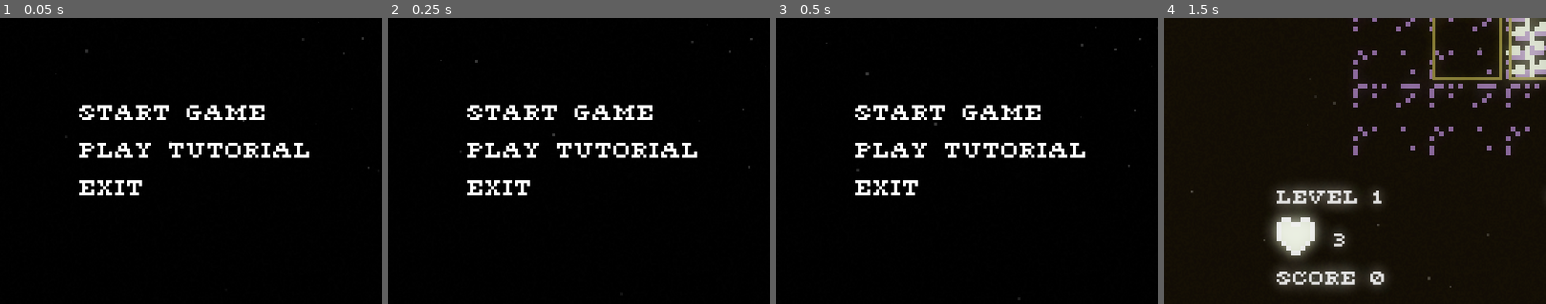
Above: before the commit, frames 1-4 (left to right).
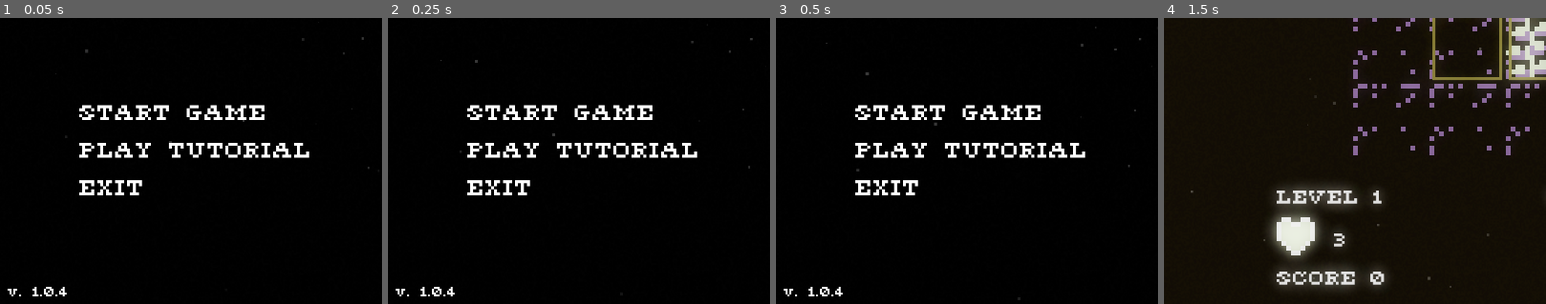
Above: after the commit, the same moments.

Repository: InitialPosition/LDJAM56
Game: Godot game, scene res://Scenes/MenuScreen.tscn
Two runs of this game, one before a commit and one after it. Both use one fixed random seed, a clock stepped at 60 frames per second and the inputs below.
Inputs (mouse positions are % of the whole screen's width and height, from its top left):
- Up to frame 1 (0.05 s): no input
- Up to frame 2 (0.25 s): no input
- Up to frame 3 (0.5 s): no input
- Up to frame 4 (1.5 s): tap Enter at 0.5 s; move the mouse to (23, 65) at 0.52 s; click (23, 65) at 0.6 s; move the mouse to (30, 13) at 1.27 s; click (30, 13) at 1.35 s
The pictures show only the part of the screen within x 0-50%, y 48-98%; the shares and areas given below are measured in that part.

The runs differ from the first frame. In frame 1, 0.2% of the frame differs, in the area x 2-18%, y 94-98%; in frame 2, 0.2%; in frame 3, 0.2%; in frame 4, nothing differs.

Commit message:
Fix empty field memory leak, add version indicator

Diff:
--- a/Scenes/MenuScreen.tscn
+++ b/Scenes/MenuScreen.tscn
@@ -10,6 +10,7 @@
 [ext_resource type="Texture2D" uid="uid://c5p27uv8kp3m6" path="res://ASSETS/Sprites/Noise/frame_06_delay-0.05s.png" id="9_vswcb"]
 [ext_resource type="Texture2D" uid="uid://bof8viofv8aju" path="res://ASSETS/Sprites/Noise/frame_07_delay-0.05s.png" id="10_uibxw"]
 [ext_resource type="Texture2D" uid="uid://bxqbp05j8p4lx" path="res://ASSETS/Sprites/Noise/frame_08_delay-0.05s.png" id="11_ruxy7"]
+[ext_resource type="FontFile" uid="uid://clfu1jp4jt0xx" path="res://ASSETS/Fonts/Microserif.ttf" id="12_0dr77"]
 [ext_resource type="Texture2D" uid="uid://dv6s5bq28c053" path="res://ASSETS/Sprites/Noise/frame_09_delay-0.05s.png" id="12_7hsvv"]
 
 [sub_resource type="Curve" id="Curve_ow28q"]
@@ -79,6 +80,10 @@
 "speed": 12.0
 }]
 
+[sub_resource type="LabelSettings" id="LabelSettings_0aopa"]
+font = ExtResource("12_0dr77")
+font_size = 32
+
 [node name="MenuScreen" type="Node2D"]
 
 [node name="GuiMainMenu" parent="." instance=ExtResource("2_27r3t")]
@@ -105,3 +110,11 @@
 scale = Vector2(2.14, 2.4)
 sprite_frames = SubResource("SpriteFrames_moiir")
 animation = &"noise"
+
+[node name="VersionString" type="Label" parent="."]
+offset_left = 16.0
+offset_top = 904.0
+offset_right = 150.0
+offset_bottom = 943.0
+text = "v. 1.x.x"
+label_settings = SubResource("LabelSettings_0aopa")
--- a/Scripts/GenerateField.gd
+++ b/Scripts/GenerateField.gd
@@ -92,3 +92,10 @@
 
 				# increment counter
 				counter += 1
+
+		if GameManager.crop_count == 0:
+			# game did not generate a field, increment random seed, clear field and try again
+			GameManager.rng_seed += 1
+
+			for current_tile in get_tree().get_nodes_in_group("tiles"):
+				current_tile.queue_free()
--- a/Scripts/SelectorMenu.gd
+++ b/Scripts/SelectorMenu.gd
@@ -10,6 +10,8 @@
 	var music = MusicPlayer.get_node("AudioStreamPlayer")
 	if !music.is_playing():
 		MusicPlayer.get_node("AudioStreamPlayer").play()
+
+	get_parent().get_parent().get_node("VersionString").text = "v. " + str(ProjectSettings.get_setting("application/config/version"))
 
 	active = false
 
--- a/project.godot
+++ b/project.godot
@@ -11,7 +11,7 @@
 [application]
 
 config/name="Field Trip"
-config/version="1.0.2"
+config/version="1.0.4"
 run/main_scene="res://Scenes/MenuScreen.tscn"
 config/features=PackedStringArray("4.3", "Forward Plus")
 boot_splash/show_image=false
@@ -40,6 +40,7 @@
 
 [rendering]
 
+textures/vram_compression/import_etc2_astc=true
 environment/defaults/default_clear_color=Color(0, 0, 0, 1)
 
 [shader_globals]
Not shown: 1 places in Scenes/MenuScreen.tscn that only renumber resources
